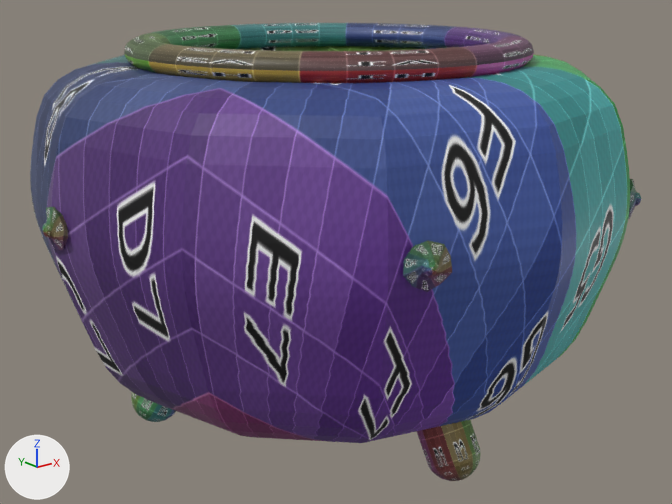
One commit to the glTF model goblincake/blender/ollanormales.glb: the scene before it, then after it.
Both versions are drawn from a 50 mm camera at (-6.59, -8.36, 5.19) aimed at (0.01, -0.1, 1.88). Arrows for +X, +Y and +Z are at lower left; the lights stay in place. Where no turn or scale is listed for an object, it has been applied to the vertices. Vertices at the same position are counted once.

Names of what the first picture shows: 'Pata1.001', 'Pata2.001', 'Pot.001', 'borde.001', 'rosa.003'.
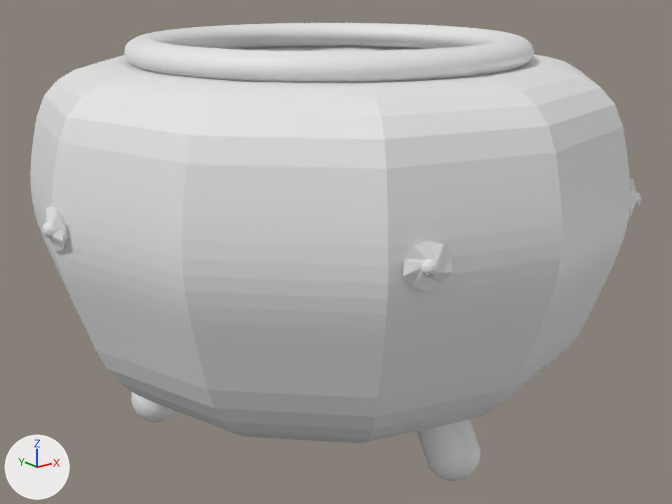
Where the change shows, as pixel boxes [x1, y1, x2, y2] in the pictures (672 x 504 px):
'Pot.001', recoloured, surface changed: [30, 46, 630, 443] in both
'borde.001', recoloured: [124, 23, 534, 83] in both
'rosa.003', recoloured: [42, 179, 641, 292] in both
'Pata2.001', recoloured: [416, 420, 481, 481] in both
'Pata1.001', recoloured: [131, 392, 176, 422] in both

Patch to the scene script:
```diff
--- a/goblincake/blender/ollanormales.glb.py
+++ b/goblincake/blender/ollanormales.glb.py
@@ me_sphere_001 @@
 me_sphere_001.from_pydata(...)  # 482 vertices, 960 faces; spans x -0.3..0.3, y -0.299..0.526, z -0.299..0.611
-me_sphere_001.materials.append(mat_material)  # picture img_patas
@@ me_sphere_012 @@
 me_sphere_012.from_pydata(...)  # 482 vertices, 960 faces; spans x -2.149..-1.349, y 0.645..1.367, z -0.187..0.724
-me_sphere_012.materials.append(mat_material_001)  # picture img_patas
@@ me_béziercircle_001 @@
 me_béziercircle_001.from_pydata(...)  # 2304 vertices, 4608 faces; spans x -2.24..2.24, y -2.24..2.24, z -0.15..0.15
-me_béziercircle_001.materials.append(mat_material_003)  # picture img_image
@@ me_mesh_010 @@
 me_mesh_010.from_pydata(...)  # 710 vertices, 1416 faces; spans x -3.37..3.37, y -3.37..3.37, z -0.01..4.14
 # used by ob_pot_001; location = (0.0, 0.0, 0.0)
-me_mesh_010.materials.append(mat_mainpot)  # picture img_rejilla
+# me_mesh_010 part 1: texture (UV) coordinates of 1416 of 1416 faces, centred in x -3.22..3.22, y -3.22..3.22, z 0.02..4.14, changed; they spanned u 0.0..1.0, v 0.0..0.99 and now span u 0.0..0.78, v 0.0..1.0
@@ me_icosphere_008 @@
 me_icosphere_008.from_pydata(...)  # 724 vertices, 1082 faces; spans x -3.47..3.47, y -3.18..3.1, z 2.53..2.97
-me_icosphere_008.materials.append(mat_pruebas_002)  # picture img_rosa
```
